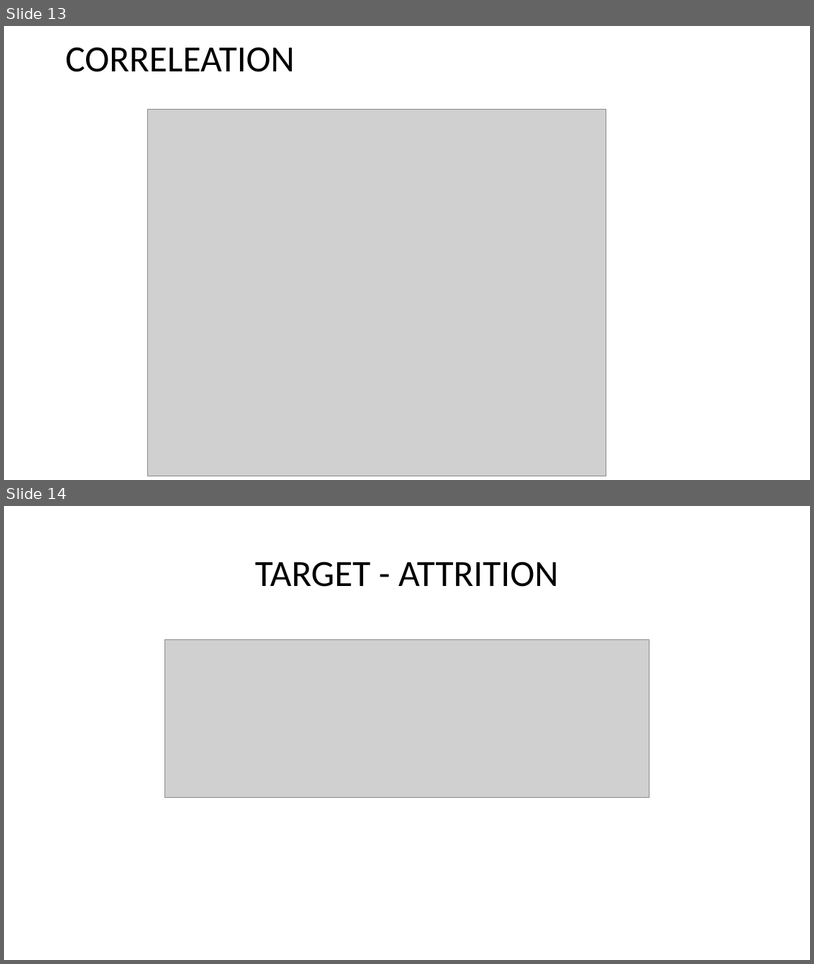
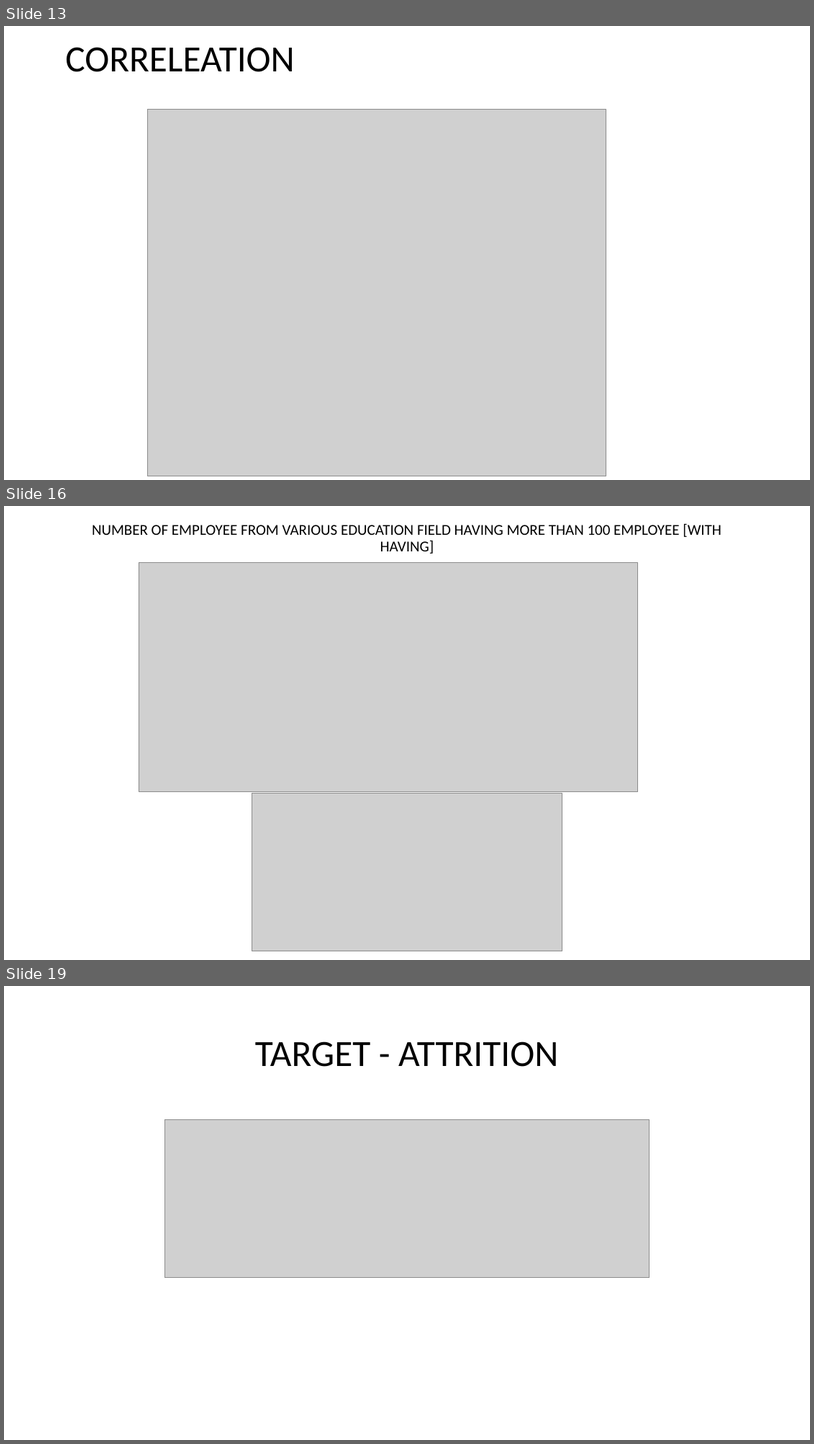
Before and after one commit to ArunKaviJS/Employee-Attrition-Analysis-and-Prediction, a slide deck: Employee/Documentation/Employee Attrition Analysis and Prediction.pptx. Shown one above the other, each under a label of ours: slides 13 and 14 before the commit, slides 13, 16 and 19 after it; the slides between them are not shown. The pictures are 814x964 and 814x1444 pixels, drawn with LibreOffice and Linux fonts; fonts in the diff are those of the drawing; grey boxes stand for pictures. Boxes give left, top, right and bottom in pixels: in the first picture for what was removed or moved away, otherwise in the second. Text is boxed around its words. In the diff, an @@ line names an element or a change of style, - is before the commit and + after.

```diff
--- a/Employee/Documentation/Employee Attrition Analysis and Prediction.pptx
+++ b/Employee/Documentation/Employee Attrition Analysis and Prediction.pptx
@@ slide 16 added at [4, 506, 810, 960], background #FFFFFF @@
@@ title added at [92, 523, 722, 554], 18 pt, text #000000 @@
+NUMBER OF EMPLOYEE FROM VARIOUS EDUCATION FIELD HAVING MORE THAN 100 EMPLOYEE [WITH HAVING]
@@ picture added at [139, 563, 638, 792] @@
@@ picture added at [252, 793, 563, 951] @@
@@ what was slide 14 is now slide 19 @@
```
Also in this commit, not shown: 4 other slides added, 3 other files.
